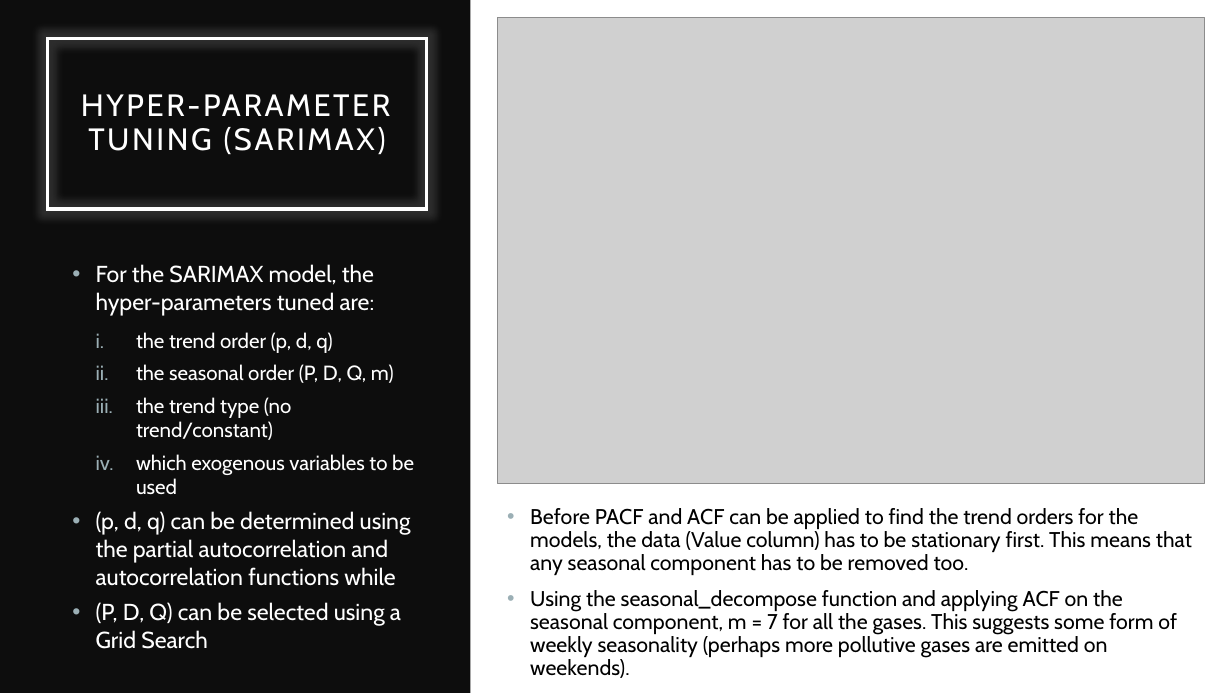
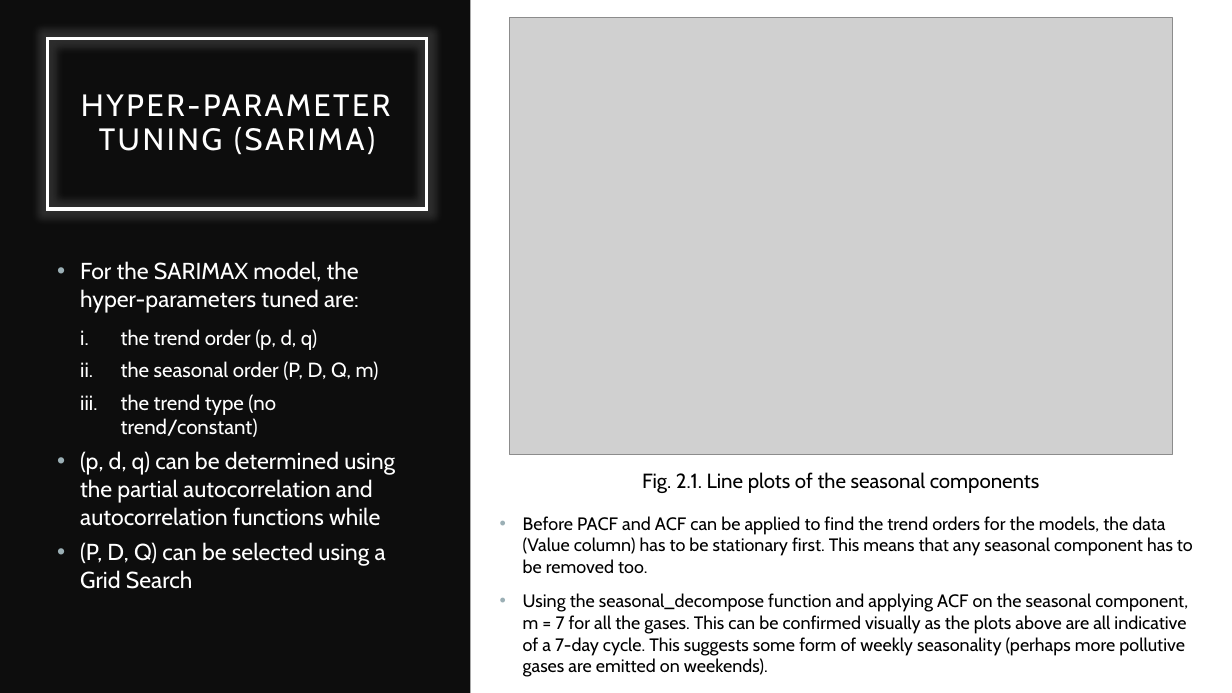
Before and after one commit to ethanolx/Air-Pollution-Mall-py, a slide deck: slide 7 of doc/part-a.pptx. Drawn at 1232x693 pixels with LibreOffice and Linux fonts; fonts in the diff are those of the drawing; grey boxes stand for pictures. Boxes give left, top, right and bottom in pixels: in the first picture for what was removed or moved away, otherwise in the second. Text is boxed around its words. In the diff, an @@ line names an element or a change of style, - is before the commit and + after.

```diff
--- a/doc/part-a.pptx
+++ b/doc/part-a.pptx
@@ picture: place and size @@
-picture at bbox=[498, 18, 1205, 484]
+picture at bbox=[509, 18, 1172, 455]
@@ title at bbox=[81, 94, 390, 155]: text changed @@
-HYPER-PARAMETER TUNING (SARIMAX)
+HYPER-PARAMETER TUNING (SARIMA)
@@ text "For the SARIMAX model, the ...": place and size @@
-text "For the SARIMAX model, the ..." at bbox=[96, 264, 414, 649]
+text "For the SARIMAX model, the ..." at bbox=[80, 261, 395, 589]
@@ text at bbox=[121, 329, 379, 437]: bullet colour #9BAFB5 to #FFFFFF @@
@@ text at bbox=[136, 454, 414, 494]: paragraph removed @@
-  iv. which exogenous variables to be used
@@ text added at bbox=[642, 472, 1040, 493], 16 pt, text #000000 @@
+Fig. 2.1. Line plots of the seasonal components
@@ text "Before PACF and ACF can ...": place and size @@
-text "Before PACF and ACF can ..." at bbox=[530, 508, 1192, 678]
+text "Before PACF and ACF can ..." at bbox=[523, 516, 1193, 677]
@@ text at bbox=[523, 516, 1193, 574]: size 16.6 to 14 pt in "Before PACF and ACF can be applied ..."; line spacing 0.9 to 1 @@
@@ text at bbox=[523, 593, 1188, 677]: text changed; size 16.6 to 14 pt @@
-• Using the seasonal_decompose function and applying ACF on the seasonal component, m = 7 for all the gases. This suggests some form of weekly seasonality (perhaps more pollutive gases are emitted on weekends).
+• Using the seasonal_decompose function and applying ACF on the seasonal component, m = 7 for all the gases. This can be confirmed visually as the plots above are all indicative of a 7-day cycle. This suggests some form of weekly seasonality (perhaps more pollutive gases are emitted on weekends).
```
Also in this commit, not shown: 6 other slides changed, 1 other file.
